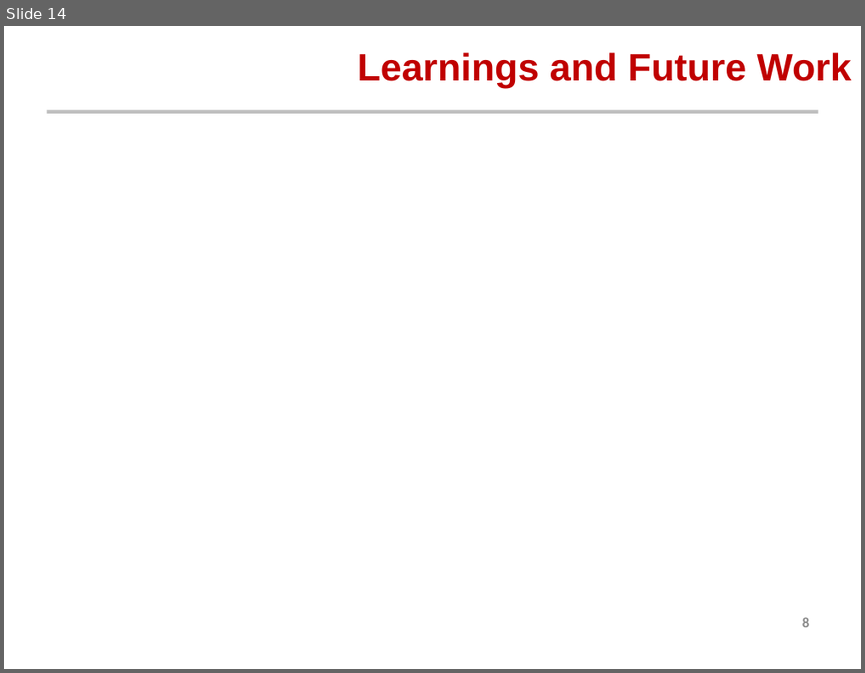
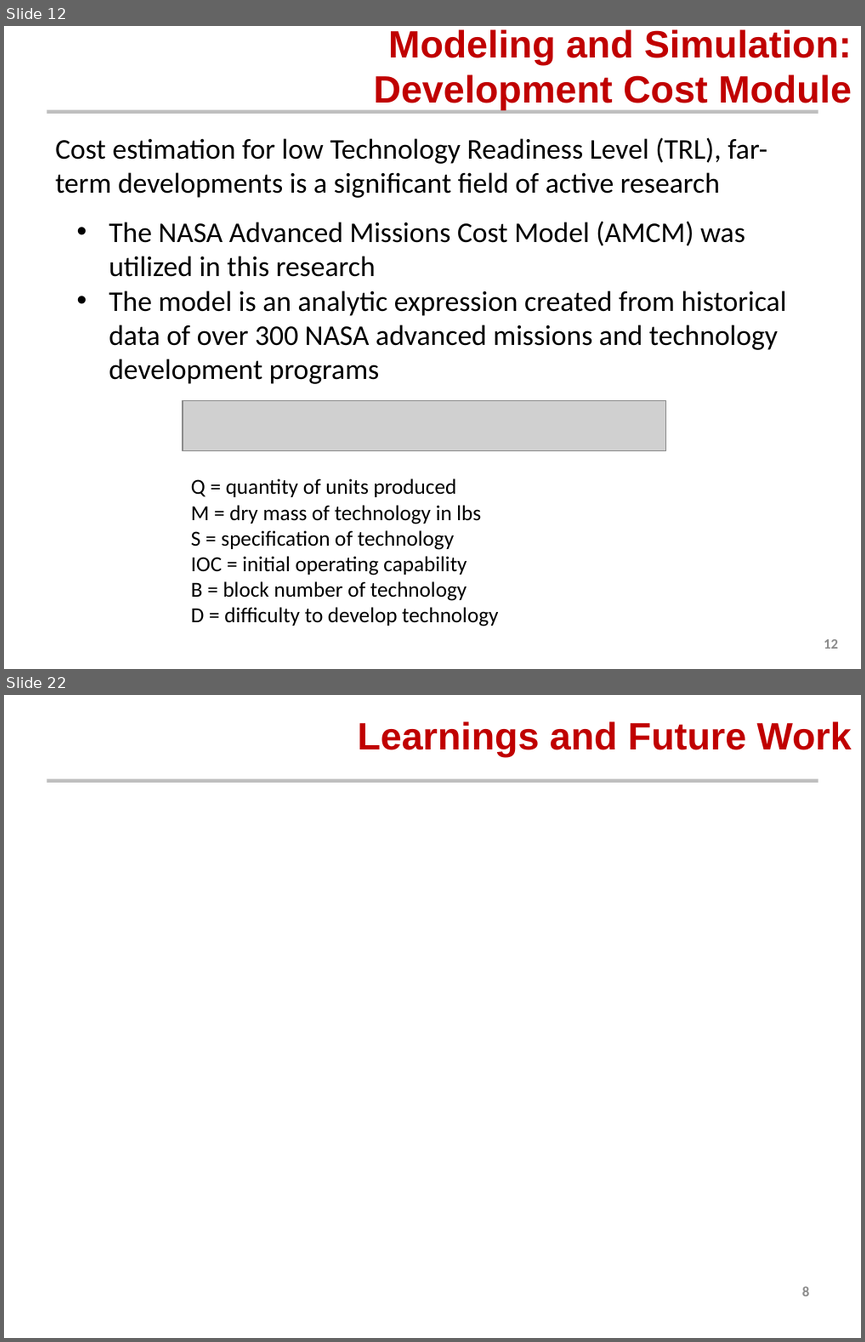
Before and after one commit to AeroSigma/Mars2040, a slide deck: MSDO/Assignment5/Mars 2040 Optimization Presentation.pptx. Shown one above the other, each under a label of ours: slide 14 before the commit, slides 12 and 22 after it; the slides between them are not shown. The pictures are 865x673 and 865x1342 pixels, drawn with LibreOffice and Linux fonts; fonts in the diff are those of the drawing; grey boxes stand for pictures; background and template pictures are left out. Boxes give left, top, right and bottom in pixels: in the first picture for what was removed or moved away, otherwise in the second. Text is boxed around its words. In the diff, an @@ line names an element or a change of style, - is before the commit and + after.

```diff
--- a/MSDO/Assignment5/Mars 2040 Optimization Presentation.pptx
+++ b/MSDO/Assignment5/Mars 2040 Optimization Presentation.pptx
@@ slide 12 added at (4,26,861,669), background #FFFFFF; not listed: 1 template element that a slide beside it also shows @@
@@ title added at (374,29,851,110), 32 pt, text #C00000, bold @@
+Modeling and Simulation:
+Development Cost Module
@@ text added at (55,137,787,384), 24 pt, text #000000 @@
+Cost estimation for low Technology Readiness Level (TRL), far-term developments is a significant field of active research
+• The NASA Advanced Missions Cost Model (AMCM) was utilized in this research
+• The model is an analytic expression created from historical data of over 300 NASA advanced missions and technology development programs
@@ picture added at (182,400,665,450) @@
@@ text added at (191,478,498,626), 18 pt, text #000000 @@
+Q = quantity of units produced
+M = dry mass of technology in lbs
+S = specification of technology
+IOC = initial operating capability
+B = block number of technology
+D = difficulty to develop technology
@@ page number added at (823,639,838,648), 12 pt, text #8C8C8C, bold @@
+12
@@ what was slide 14 is now slide 22 @@
```
Also in this commit, not shown: 10 slides changed, 7 other slides added, 4 other files.
